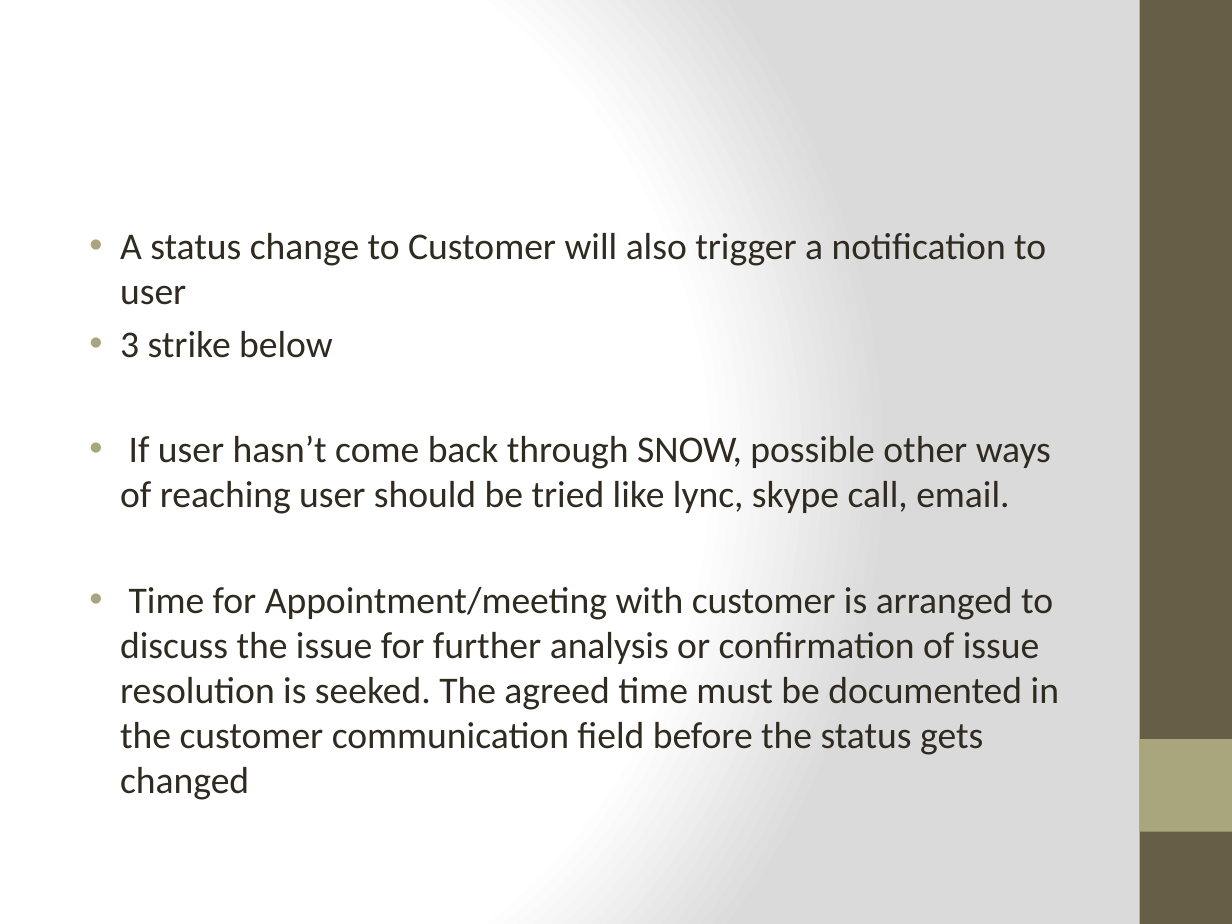
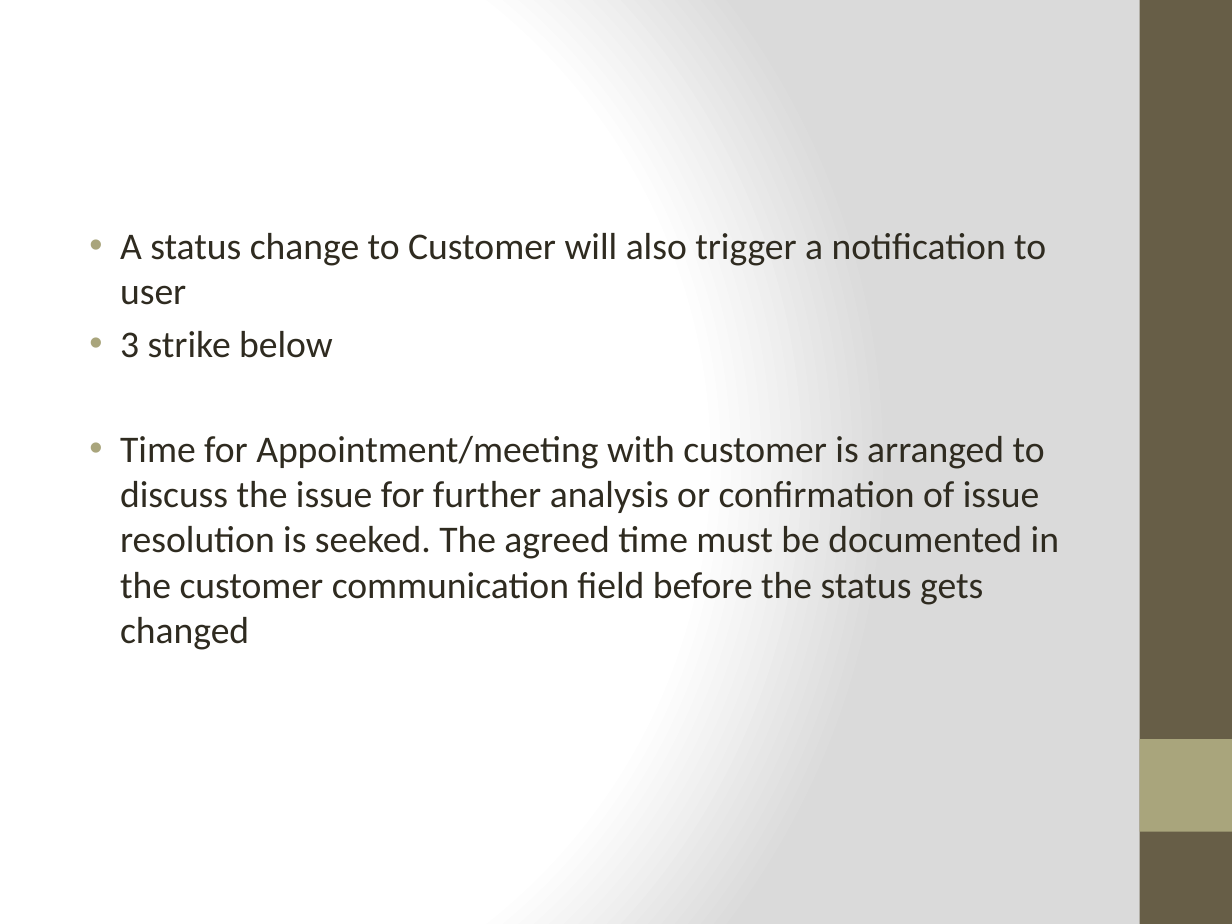
Before and after one commit to Group5LoanApplication/LAp, a slide deck: slide 13 of Incident Management.pptx (slide 10 before the commit). Drawn at 1232x924 pixels with LibreOffice and Linux fonts; fonts in the diff are those of the drawing. Boxes give left, top, right and bottom in pixels: in the first picture for what was removed or moved away, otherwise in the second. Text is boxed around its words. In the diff, an @@ line names an element or a change of style, - is before the commit and + after.

```diff
--- a/Incident Management.pptx
+++ b/Incident Management.pptx
@@ text at <box>120,435,1051,514</box>: paragraph removed @@
-• If user hasn’t come back through SNOW, possible other ways of reaching user should be tried like lync, skype call, email.
```
Also in this commit, not shown: 8 other slides changed, 6 slides added, 4 slides removed.
